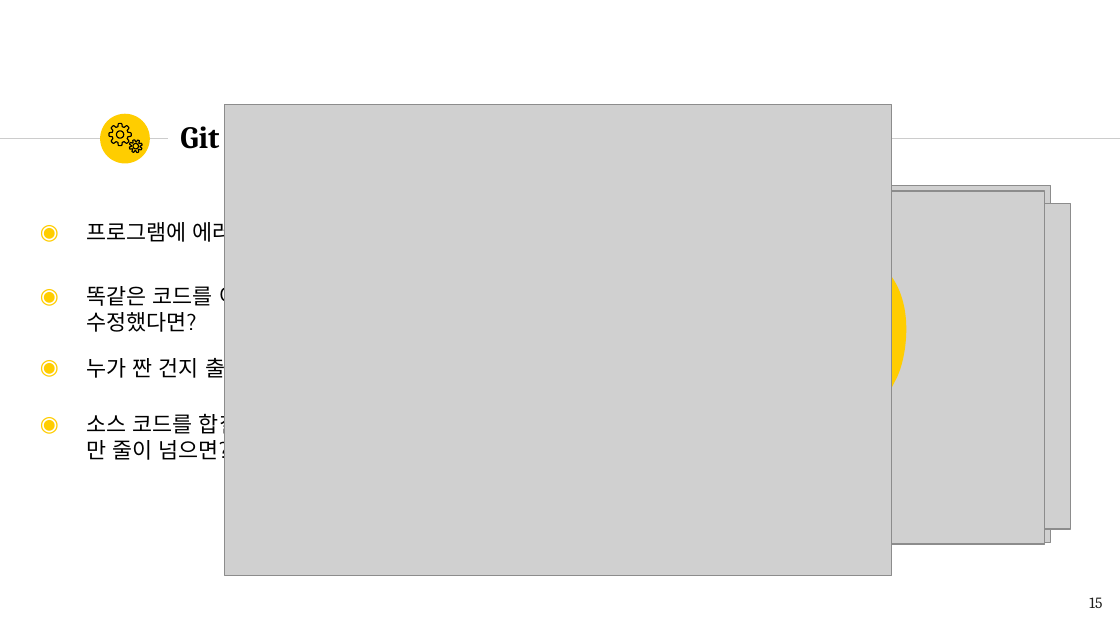
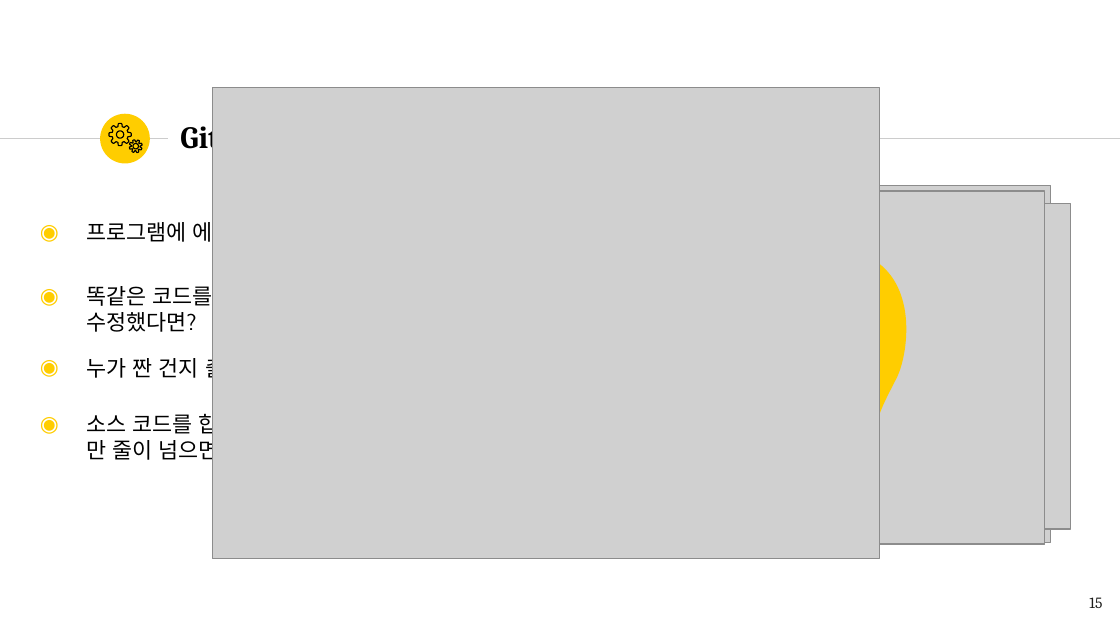
Before and after one commit to romiii37/CampusSeven, a slide deck: slide 15 of Git.pptx. Drawn at 1120x630 pixels with LibreOffice and Linux fonts; fonts in the diff are those of the drawing; grey boxes stand for pictures. Boxes give left, top, right and bottom in pixels: in the first picture for what was removed or moved away, otherwise in the second. Text is boxed around its words. In the diff, an @@ line names an element or a change of style, - is before the commit and + after.

```diff
--- a/Git.pptx
+++ b/Git.pptx
@@ picture: place and size @@
-picture at bbox=[225, 104, 892, 576]
+picture at bbox=[213, 87, 879, 559]
@@ freeform shape added at bbox=[666, 408, 881, 465], fill #FFCD00 @@
```
Also in this commit, not shown: 4 other slides changed, 5 slides added, 4 slides removed.
